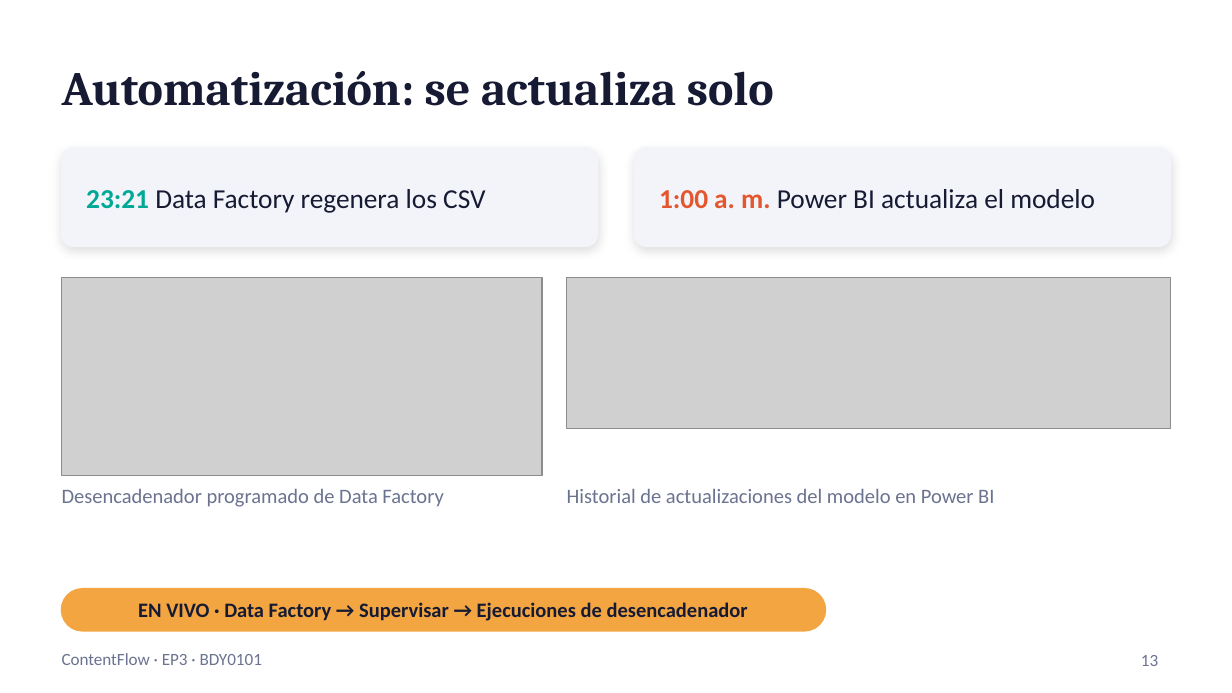
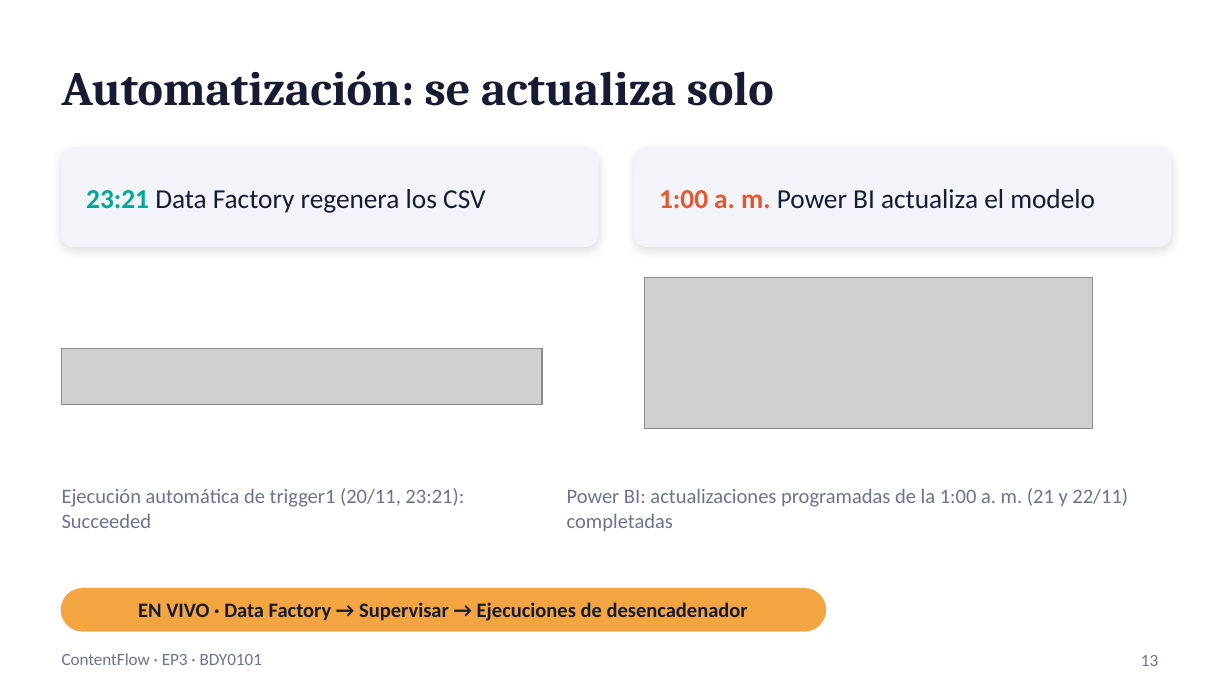
Before and after one commit to ChenteDUOC/ContentFlow, a slide deck: slide 13 of presentacion/ContentFlow_EP3_Presentacion.pptx. Drawn at 1232x693 pixels with LibreOffice and Linux fonts; fonts in the diff are those of the drawing; grey boxes stand for pictures. Boxes give left, top, right and bottom in pixels: in the first picture for what was removed or moved away, otherwise in the second. Text is boxed around its words. In the diff, an @@ line names an element or a change of style, - is before the commit and + after.

Commit message:
docs(ep3): presentación con evidencias reales de automatización y dashboard final actualizado
- Diapositiva 13: ejecución automática de trigger1 (20/11 23:21) e historial de Power BI con 2 actualizaciones programadas.
- Diapositiva 16: dashboard final con títulos de ejes.
- Notas del orador de la diapositiva 13 al día (trigger1 detenido).

```diff
--- a/presentacion/ContentFlow_EP3_Presentacion.pptx
+++ b/presentacion/ContentFlow_EP3_Presentacion.pptx
@@ picture removed at box(62, 277, 542, 476) @@
@@ picture: place and size @@
-picture at box(567, 277, 1170, 429)
+picture at box(644, 277, 1092, 429)
@@ picture added at box(62, 349, 542, 404) @@
@@ text at box(62, 488, 464, 528): text changed @@
-Desencadenador programado de Data Factory
+Ejecución automática de trigger1 (20/11, 23:21): Succeeded
@@ text at box(567, 488, 1128, 532): text changed @@
-Historial de actualizaciones del modelo en Power BI
+Power BI: actualizaciones programadas de la 1:00 a. m. (21 y 22/11) completadas
```
Also in this commit, not shown: 2 other slides changed.
